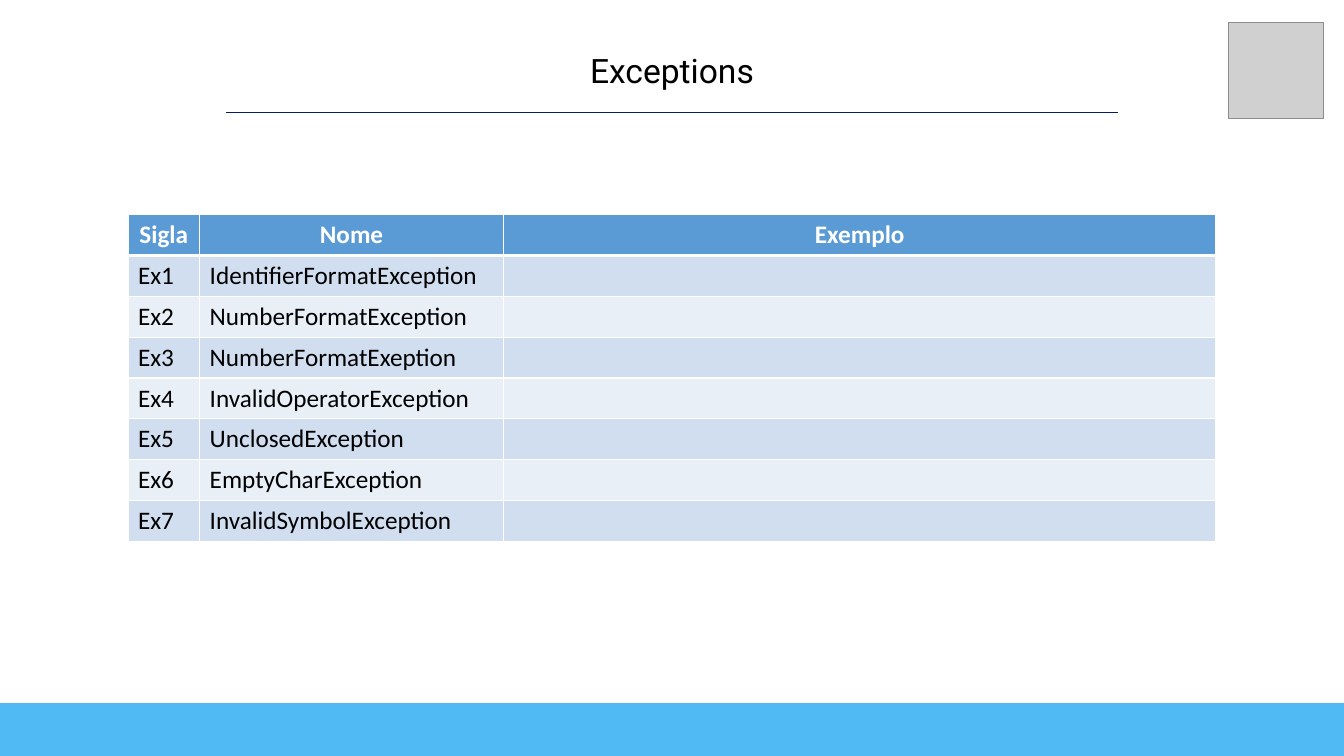
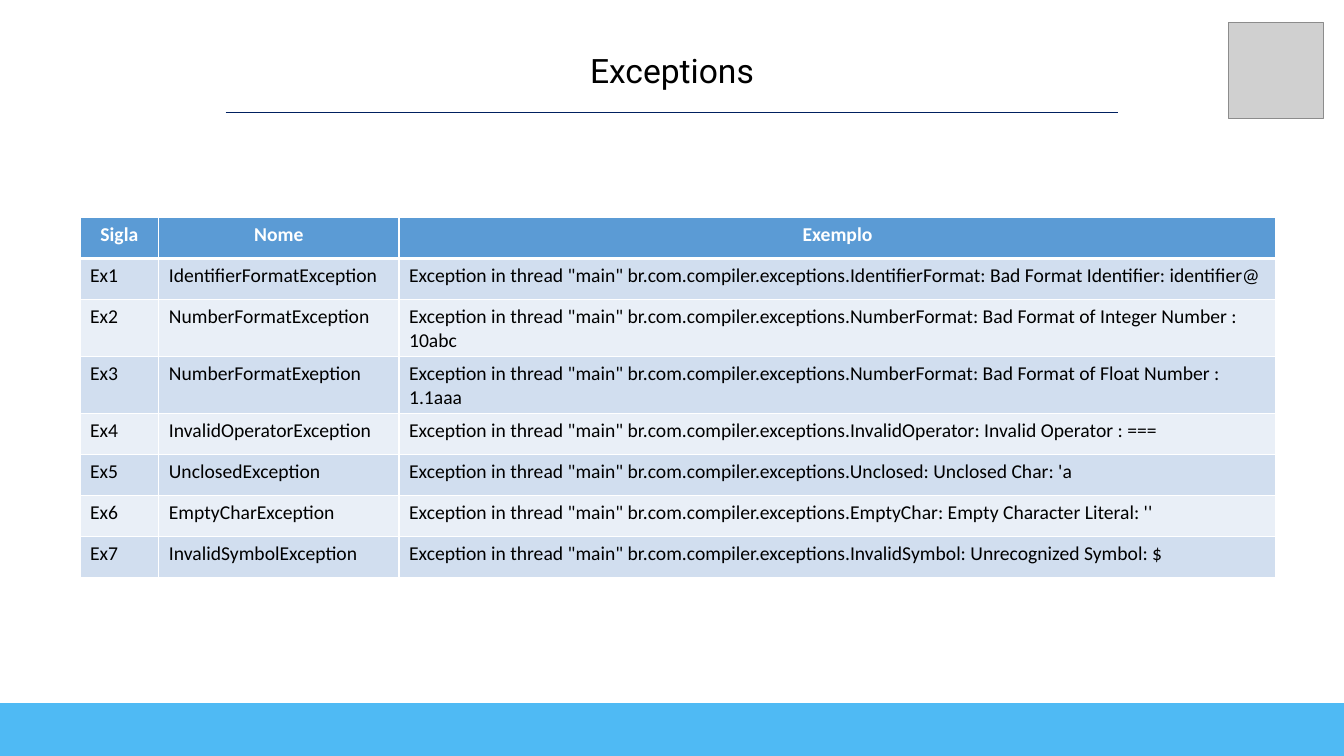
Before and after one commit to karo-txs/Pavo, a slide deck: slide 13 of docs/PavoAutomatons.pptx (slide 12 before the commit). Drawn at 1344x756 pixels with LibreOffice and Linux fonts; fonts in the diff are those of the drawing; grey boxes stand for pictures. Boxes give left, top, right and bottom in pixels: in the first picture for what was removed or moved away, otherwise in the second. Text is boxed around its words. In the diff, an @@ line names an element or a change of style, - is before the commit and + after.

```diff
--- a/docs/PavoAutomatons.pptx
+++ b/docs/PavoAutomatons.pptx
@@ table at [80,218,1275,578] @@
@@ row 2, column 3: "" to "Exception in thread "main" br.com.compiler.exceptions.IdentifierFormat: Bad Format Identifier: identifier@" @@
@@ row 3, column 3: "" to "Exception in thread "main" br.com.compiler.exceptions.NumberFormat: Bad Format of Integer Number : 10abc" @@
@@ row 4, column 3: "" to "Exception in thread "main" br.com.compiler.exceptions.NumberFormat: Bad Format of Float Number : 1.1aaa" @@
@@ row 5, column 3: "" to "Exception in thread "main" br.com.compiler.exceptions.InvalidOperator: Invalid Operator : ===" @@
@@ row 6, column 3: "" to "Exception in thread "main" br.com.compiler.exceptions.Unclosed: Unclosed Char: 'a" @@
@@ row 7, column 3: "" to "Exception in thread "main" br.com.compiler.exceptions.EmptyChar: Empty Character Literal: ''" @@
@@ row 8, column 3: "" to "Exception in thread "main" br.com.compiler.exceptions.InvalidSymbol: Unrecognized Symbol: $" @@
@@ size 18 to 14 pt in "Sigla", "Nome", "Exemplo", "Ex1" and 13 more places @@
@@ table: place and size @@
-table at [128,215,1216,541]
+table at [80,218,1275,578]
```
Also in this commit, not shown: 1 other slide changed, 1 slide added, 1 other file.
